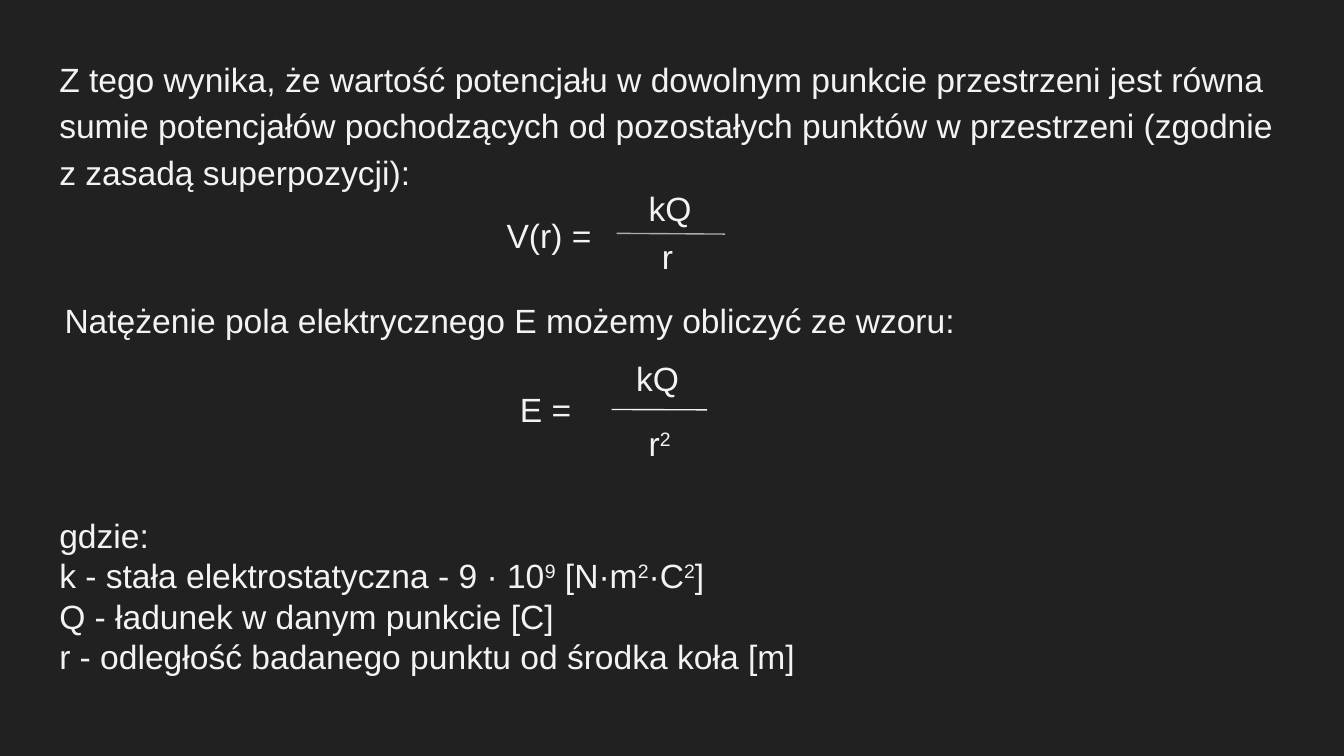
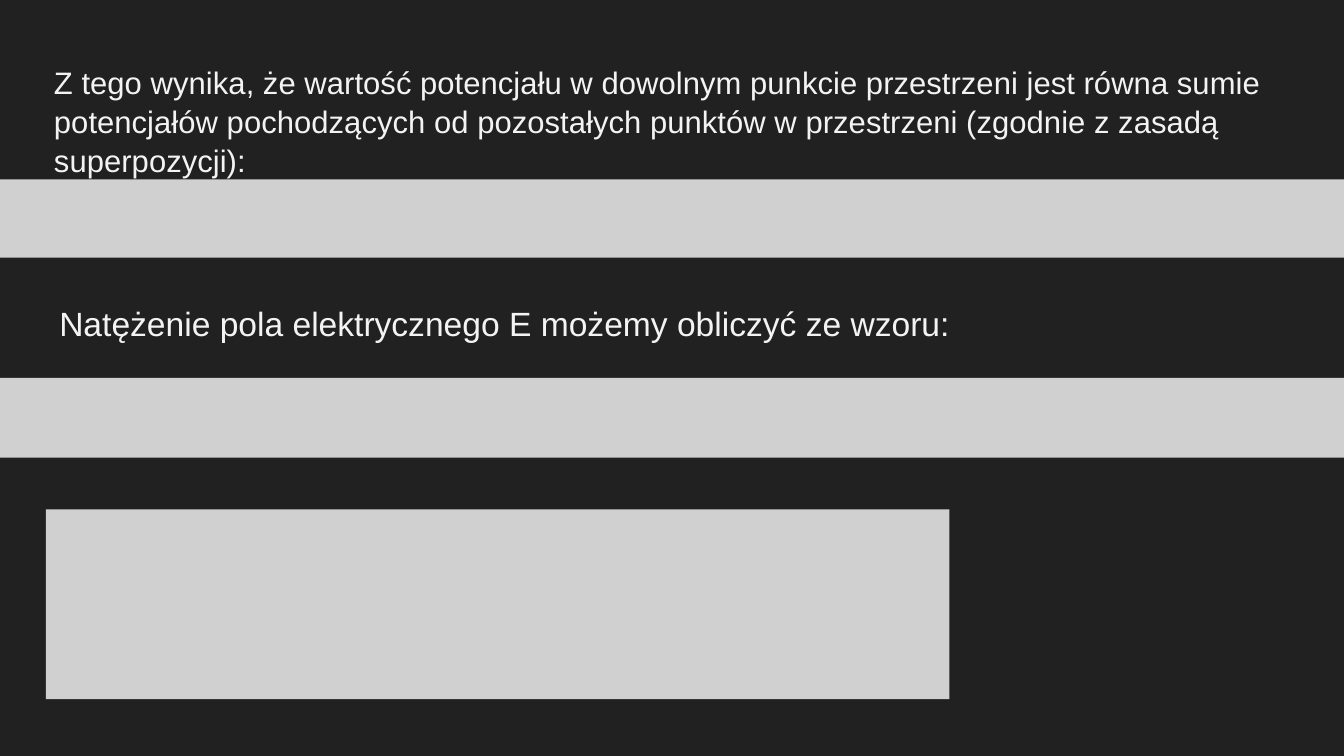
Before and after one commit to IgnacyZywalewski/ProjektMatlab, a slide deck: slide 4 of Pole elektryczne wokół naładowanego koła2.pptx. Drawn at 1344x756 pixels with LibreOffice and Linux fonts; fonts in the diff are those of the drawing; grey boxes stand for pictures. Boxes give left, top, right and bottom in pixels: in the first picture for what was removed or moved away, otherwise in the second. Text is boxed around its words. In the diff, an @@ line names an element or a change of style, - is before the commit and + after.

```diff
--- a/Pole elektryczne wokół naładowanego koła2.pptx
+++ b/Pole elektryczne wokół naładowanego koła2.pptx
@@ text "Z tego wynika, że wartość ..." at bbox=[54, 71, 1260, 178]: size 18 to 16.6 pt; line spacing 1.15 to 1.05 @@
@@ picture added at bbox=[0, 179, 1344, 257] @@
@@ text removed at bbox=[649, 196, 692, 227] @@
-kQ
@@ text removed at bbox=[507, 223, 563, 254] @@
-V(r) =
@@ line removed from (617, 234) to (726, 234) @@
@@ text removed at bbox=[662, 251, 673, 269] @@
-r
@@ text "Natężenie pola elektrycznego E możemy ...": place and size @@
-text "Natężenie pola elektrycznego E możemy ..." at bbox=[65, 308, 955, 339]
+text "Natężenie pola elektrycznego E możemy ..." at bbox=[59, 311, 950, 342]
@@ picture added at bbox=[0, 378, 1344, 457] @@
@@ text removed at bbox=[636, 366, 679, 397] @@
-kQ
@@ text removed at bbox=[520, 399, 542, 422] @@
-E =
@@ line removed from (612, 410) to (707, 410) @@
@@ text removed at bbox=[636, 410, 710, 477] @@
-r2
@@ picture added at bbox=[46, 509, 949, 699] @@
@@ text removed at bbox=[59, 523, 795, 675] @@
-gdzie:
-k - stała elektrostatyczna - 9 · 109 [N·m2·C2]
-Q - ładunek w danym punkcie [C]
-r - odległość badanego punktu od środka koła [m]
```
Also in this commit, not shown: 5 other slides changed.
